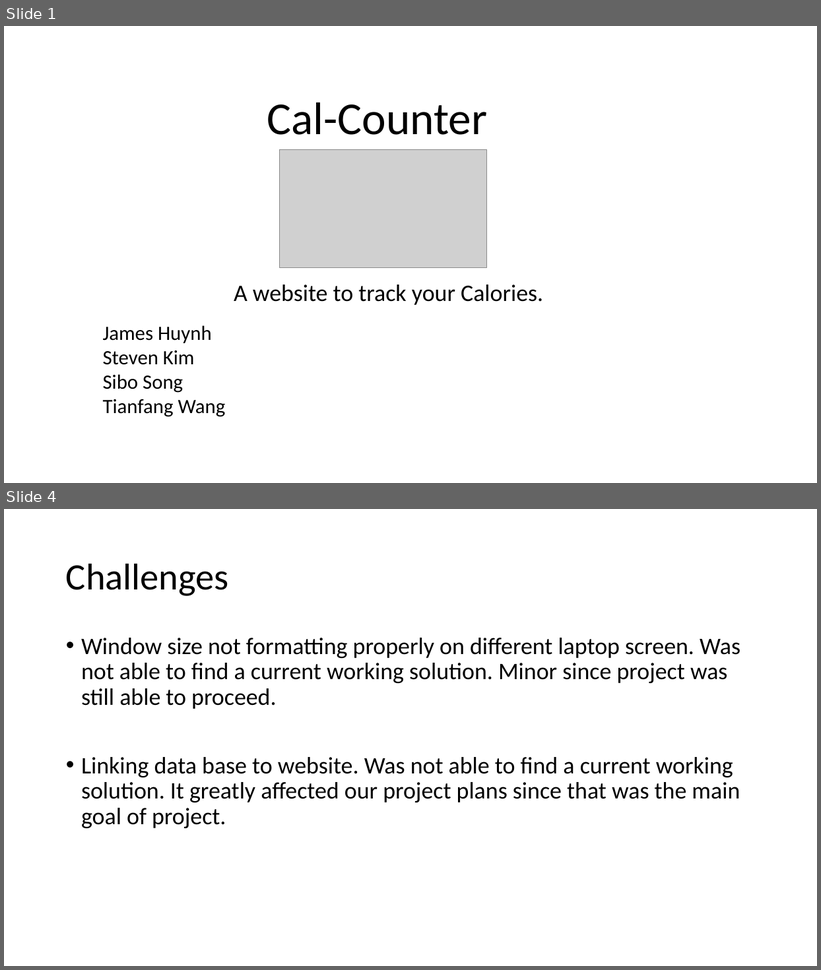
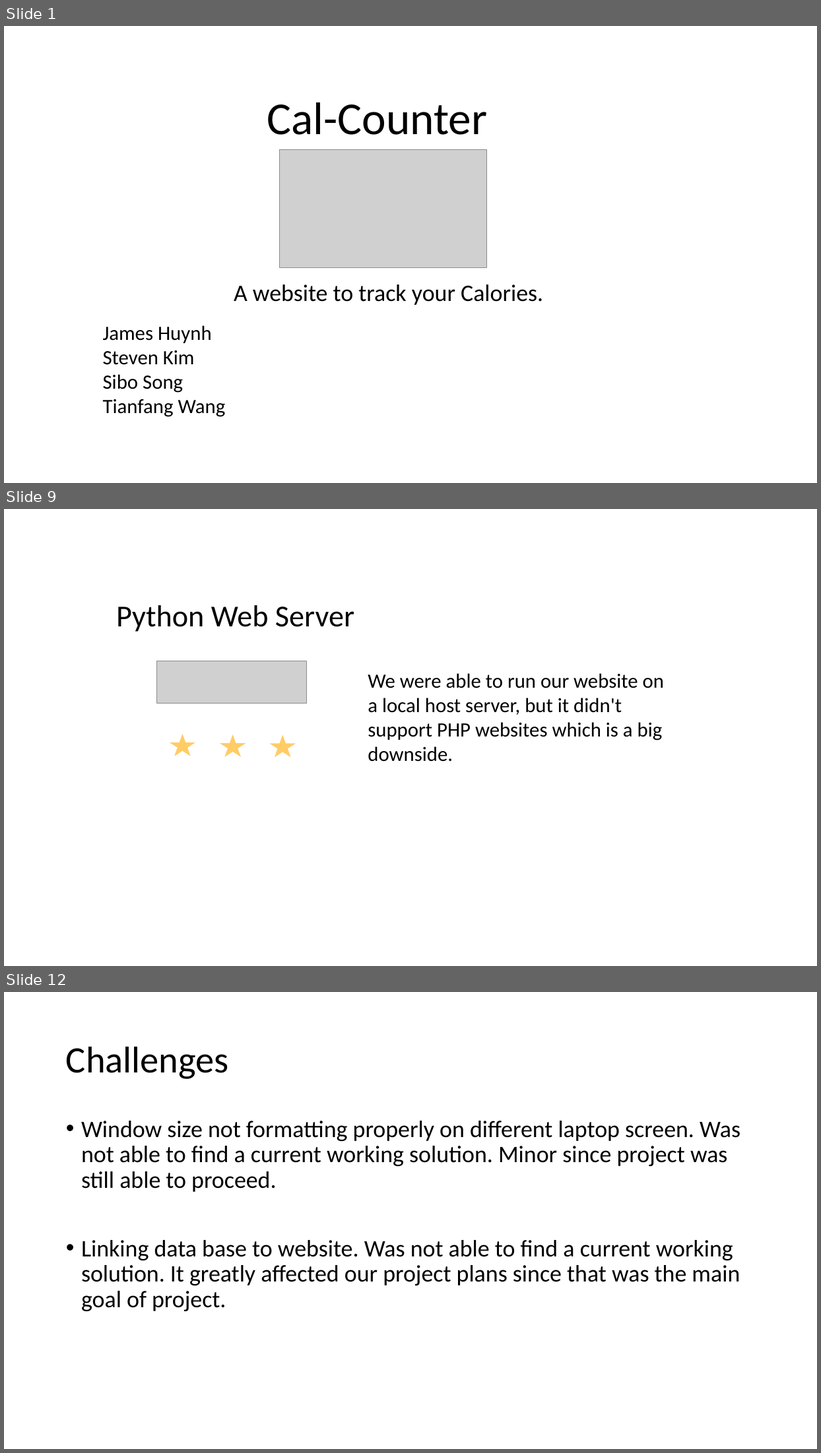
Before and after one commit to stki9539/Calorie-Website, a slide deck: ppt2.pptx. Shown one above the other, each under a label of ours: slides 1 and 4 before the commit, slides 1, 9 and 12 after it; the slides between them are not shown. The pictures are 821x970 and 821x1453 pixels, drawn with LibreOffice and Linux fonts; fonts in the diff are those of the drawing; grey boxes stand for pictures; background and template pictures are left out. Boxes give left, top, right and bottom in pixels: in the first picture for what was removed or moved away, otherwise in the second. Text is boxed around its words. In the diff, an @@ line names an element or a change of style, - is before the commit and + after.

```diff
--- a/ppt2.pptx
+++ b/ppt2.pptx
@@ slide 9 added at (4,509,817,966), background picture (left out) @@
@@ text added at (116,605,354,632), 36 pt, text #000000 @@
+Python Web Server
@@ picture added at (157,661,306,704) @@
@@ text added at (368,673,664,762), 24 pt, text #000000 @@
+We were able to run our website on a local host server, but it didn't support PHP websites which is a big downside.
@@ star added at (167,731,198,758), fill #FFCC66, outline #FFFFFF 1.5 pt @@
@@ star added at (217,733,249,759), fill #FFCC66, outline #FFFFFF 1.5 pt @@
@@ star added at (267,733,298,759), fill #FFCC66, outline #FFFFFF 1.5 pt @@
@@ what was slide 4 is now slide 12 @@
```
Also in this commit, not shown: 2 slides changed, 8 other slides added.
